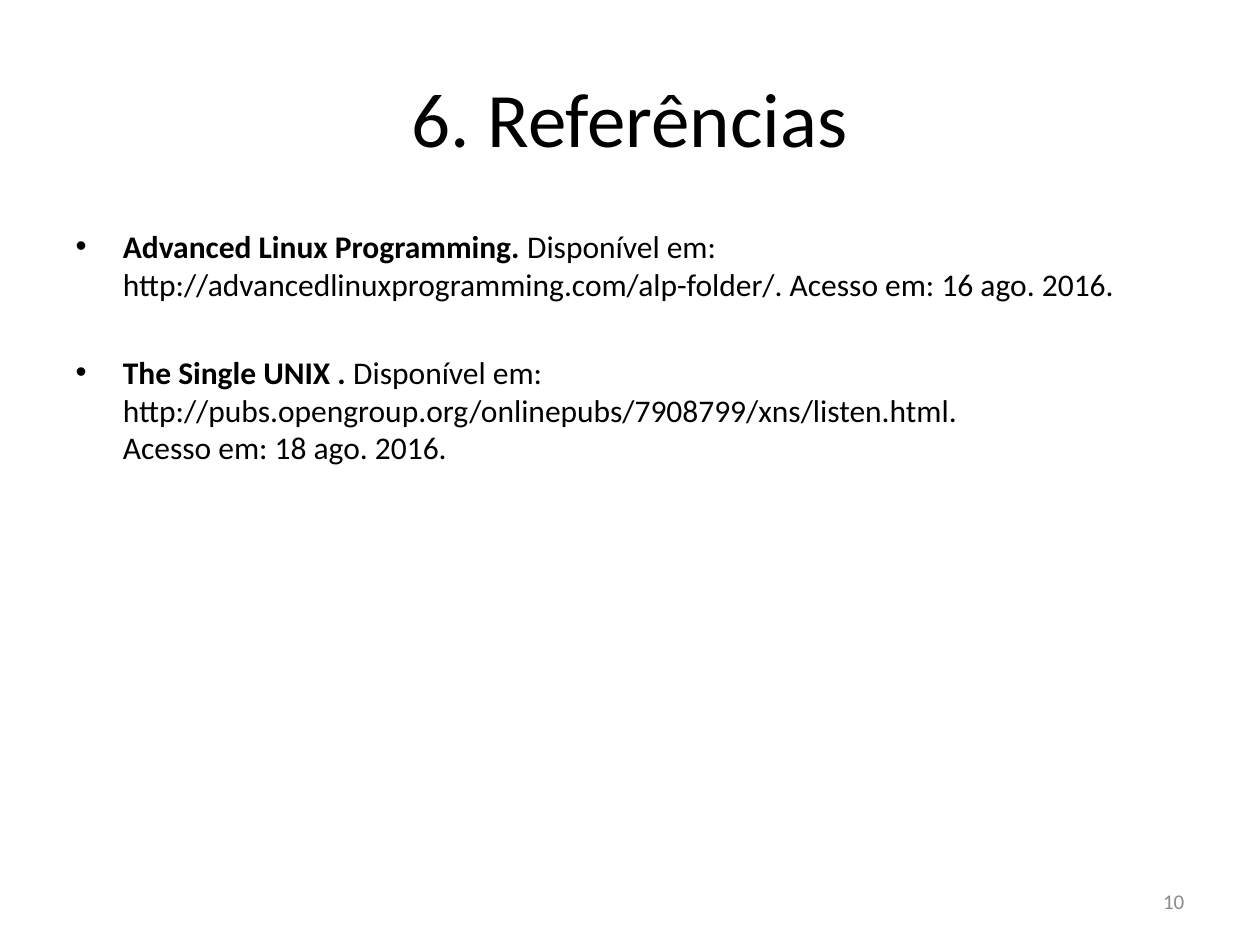
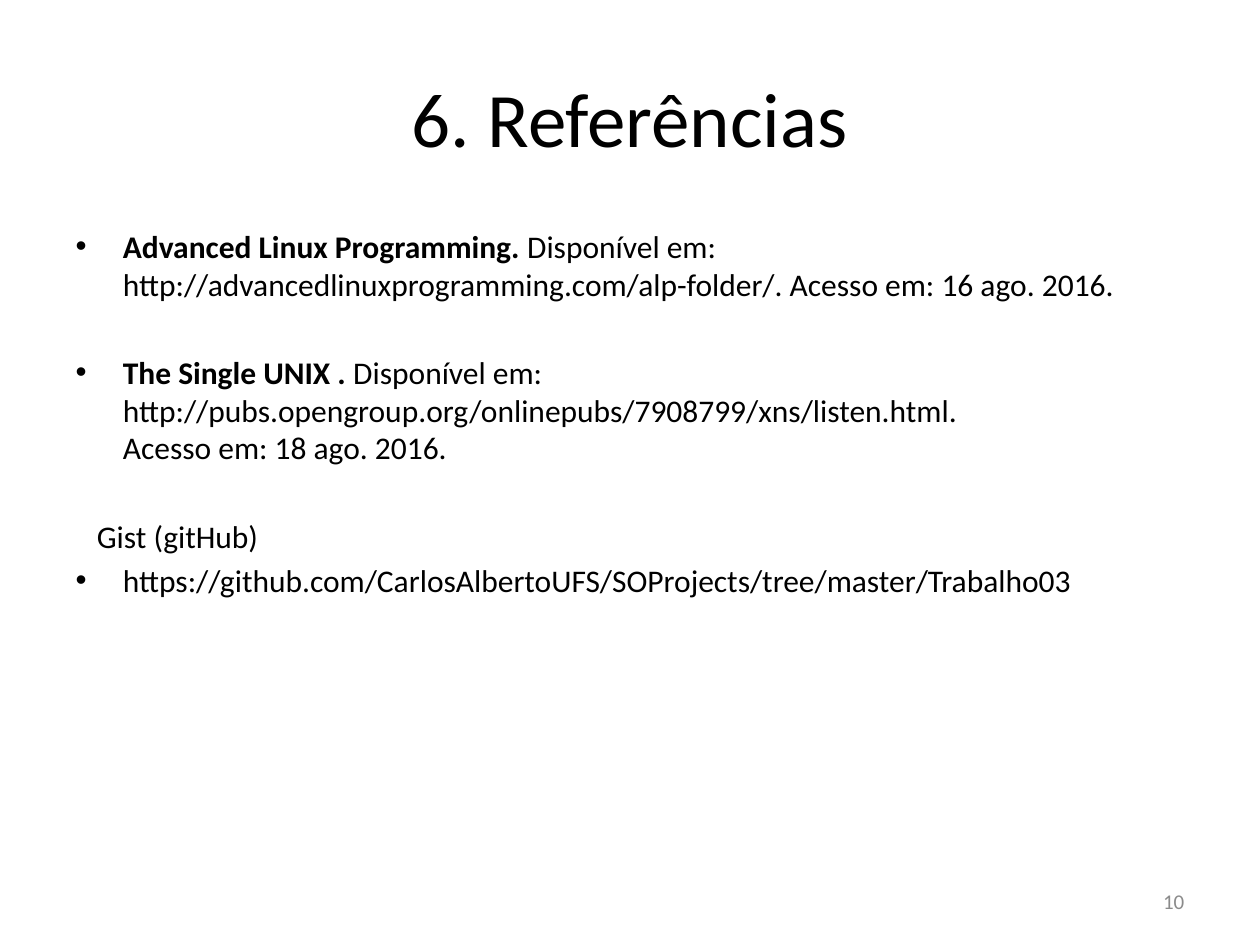
Before and after one commit to CarlosAlbertoUFS/SOProjects, a slide deck: slide 10 of Trabalho03/Local Sockets.pptx. Drawn at 1260x945 pixels with LibreOffice and Linux fonts; fonts in the diff are those of the drawing. Boxes give left, top, right and bottom in pixels: in the first picture for what was removed or moved away, otherwise in the second. Text is boxed around its words. In the diff, an @@ line names an element or a change of style, - is before the commit and + after.

Commit message:
Trabalho 03

```diff
--- a/Trabalho03/Local Sockets.pptx
+++ b/Trabalho03/Local Sockets.pptx
@@ text at box(97, 525, 1071, 598): paragraphs added @@
+Gist (gitHub)
+• https://github.com/CarlosAlbertoUFS/SOProjects/tree/master/Trabalho03
```
Also in this commit, not shown: 19 other files.
